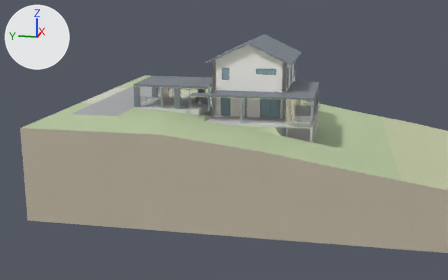
Before and after pictures for a commit that changed the glTF model public/models/Schaffernak_Haus_A.glb.
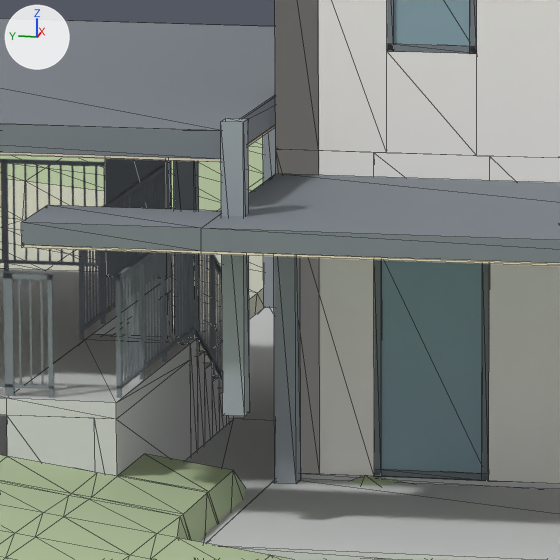
Each version is shown from a camera (50 mm lens) standing at (-63.89, -6.22, 13.32) and looking at (-2.74, 6.0, -1.97), then close up on the part from 42% to 53% of the width and 27% to 44% of the height. Every picture has the same lights, and +X, +Y and +Z are marked at upper left. The older version's two pictures come first. The close-ups show mesh edges as thin lines. Vertices at exactly the same position are counted once.

The older version as bpy lines, for what is in view:
```python
me_carport_metallgelaender_podest_hausseite_pfosten_1 = bpy.data.meshes.new('Carport_Metallgelaender_Podest_Hausseite_Pfosten_1')
me_carport_metallgelaender_podest_hausseite_pfosten_1.from_pydata(...)  # a box spanning x -0.95..-0.91, y 8.83..8.87, z 1.0..2.1
me_carport_metallgelaender_podest_hausseite_pfosten_1.materials.append(mat_material_6)  # grey #7d848b
me_carport_metallgelaender_podest_seite_pfosten_1 = bpy.data.meshes.new('Carport_Metallgelaender_Podest_Seite_Pfosten_1')
me_carport_metallgelaender_podest_seite_pfosten_1.from_pydata(...)  # a box spanning x -1.95..-1.91, y 9.78..9.82, z 1.0..2.1
me_carport_metallgelaender_podest_seite_pfosten_1.materials.append(mat_material_6)  # grey #7d848b
me_entwurf_eigenstaendige_stuetzen_balkon = bpy.data.meshes.new('Entwurf_Eigenstaendige_Stuetzen_Balkon')
me_entwurf_eigenstaendige_stuetzen_balkon.from_pydata(...)  # a box spanning x -2.35..-2.15, y 7.59..7.79, z 0.98..3.58
me_entwurf_eigenstaendige_stuetzen_balkon.materials.append(mat_material_5)  # grey #9ea7ad
ob_carport_metallgelaender_podest_hausseite_pfosten_1 = bpy.data.objects.new('Carport_Metallgelaender_Podest_Hausseite_Pfosten_1', me_carport_metallgelaender_podest_hausseite_pfosten_1)
ob_carport_metallgelaender_podest_hausseite_pfosten_1.location = (0.0, 0.0, 0.0)
ob_carport_metallgelaender_podest_seite_pfosten_1 = bpy.data.objects.new('Carport_Metallgelaender_Podest_Seite_Pfosten_1', me_carport_metallgelaender_podest_seite_pfosten_1)
ob_carport_metallgelaender_podest_seite_pfosten_1.location = (0.0, 0.0, 0.0)
ob_entwurf_eigenstaendige_stuetzen_balkon = bpy.data.objects.new('Entwurf_Eigenstaendige_Stuetzen_Balkon', me_entwurf_eigenstaendige_stuetzen_balkon)
ob_entwurf_eigenstaendige_stuetzen_balkon.location = (0.0, 0.0, 0.0)
# also in view: 'Foto_Gelaende_Rueckseite' at (5.56, 15.41, 0.34); 'EG_Decke' at (5.56, 3.91, -0.1); 'EG_left_Rahmen1_5.855296367016699_1' at (0.05, 6.39, 0.03); 'Carport_Abgang_Podest' at (-0.6, 9.32, 0.93); 'Foto_Gelaende_Seitliche_Gruenflaeche' at (13.06, 11.5, -0.9)
```
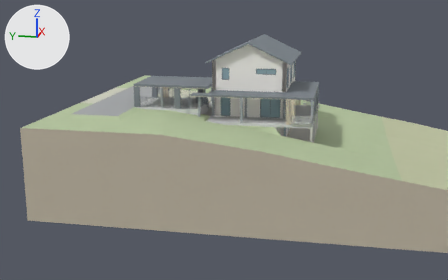
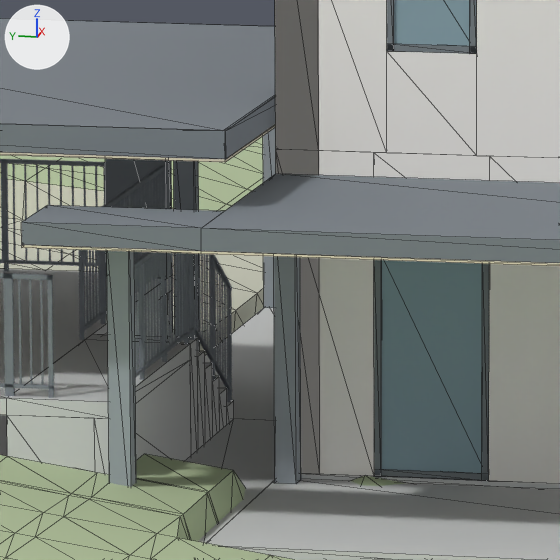
The change, as a diff of the scene's bpy script:
```diff
--- a/public/models/Schaffernak_Haus_A.glb.py
+++ b/public/models/Schaffernak_Haus_A.glb.py
@@ me_entwurf_eigenstaendige_stuetzen_balkon @@
 # used by ob_entwurf_eigenstaendige_stuetzen_balkon; location = (0.0, 0.0, 0.0)
-me_entwurf_eigenstaendige_stuetzen_balkon.from_pydata(...)  # 8 vertices, 12 faces; spans x -2.35..-2.15, y 7.59..7.79, z 0.98..3.58
+me_entwurf_eigenstaendige_stuetzen_balkon.from_pydata(...)  # 8 vertices, 12 faces; spans x -2.35..-2.15, y 8.62..8.82, z -0.05..2.55
+# me_entwurf_eigenstaendige_stuetzen_balkon part 1: the whole mesh is moved by (0.0, 1.03, -1.03)
 me_entwurf_eigenstaendige_stuetzen_balkon.materials.append(mat_material_5)
```

What differs and where, as boxes (x1, y1, x2, y2) in the close-ups (560 x 560 px):
'Entwurf_Eigenstaendige_Stuetzen_Balkon', moved: before (221, 118, 250, 416); after (107, 251, 136, 487)
